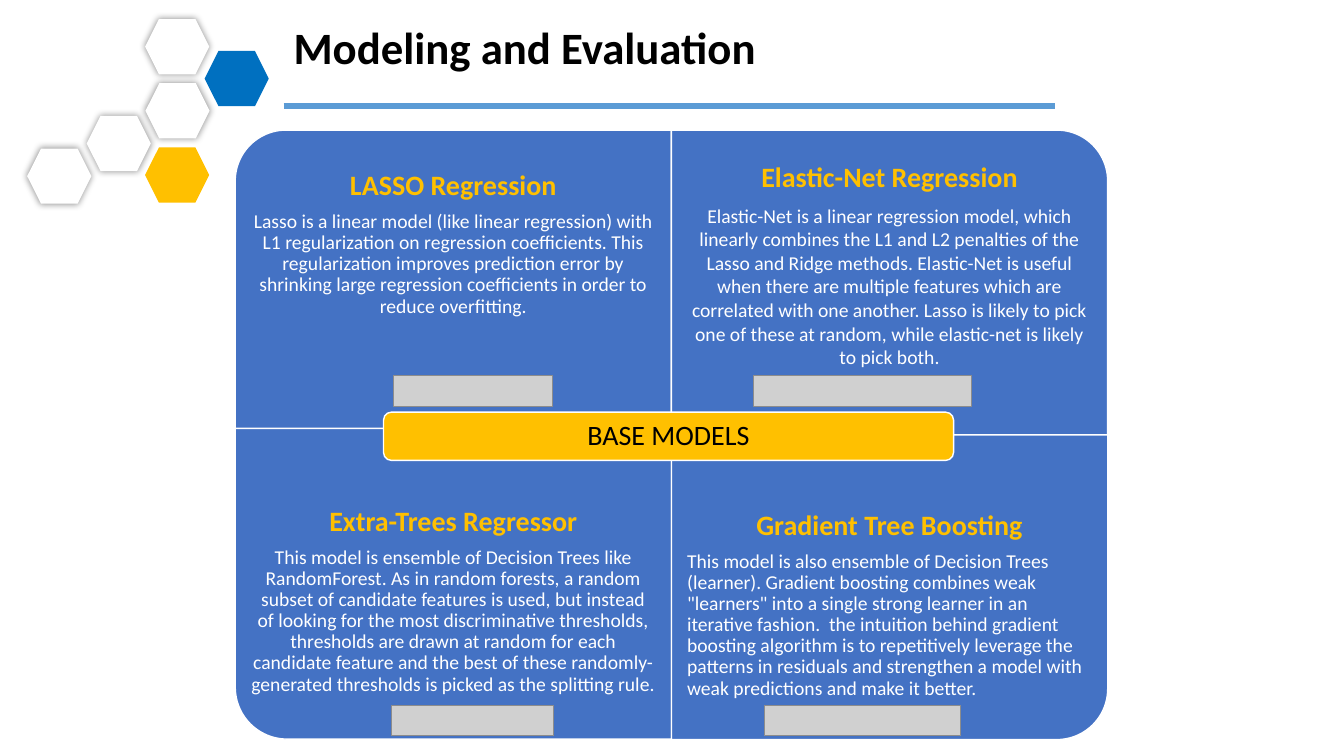
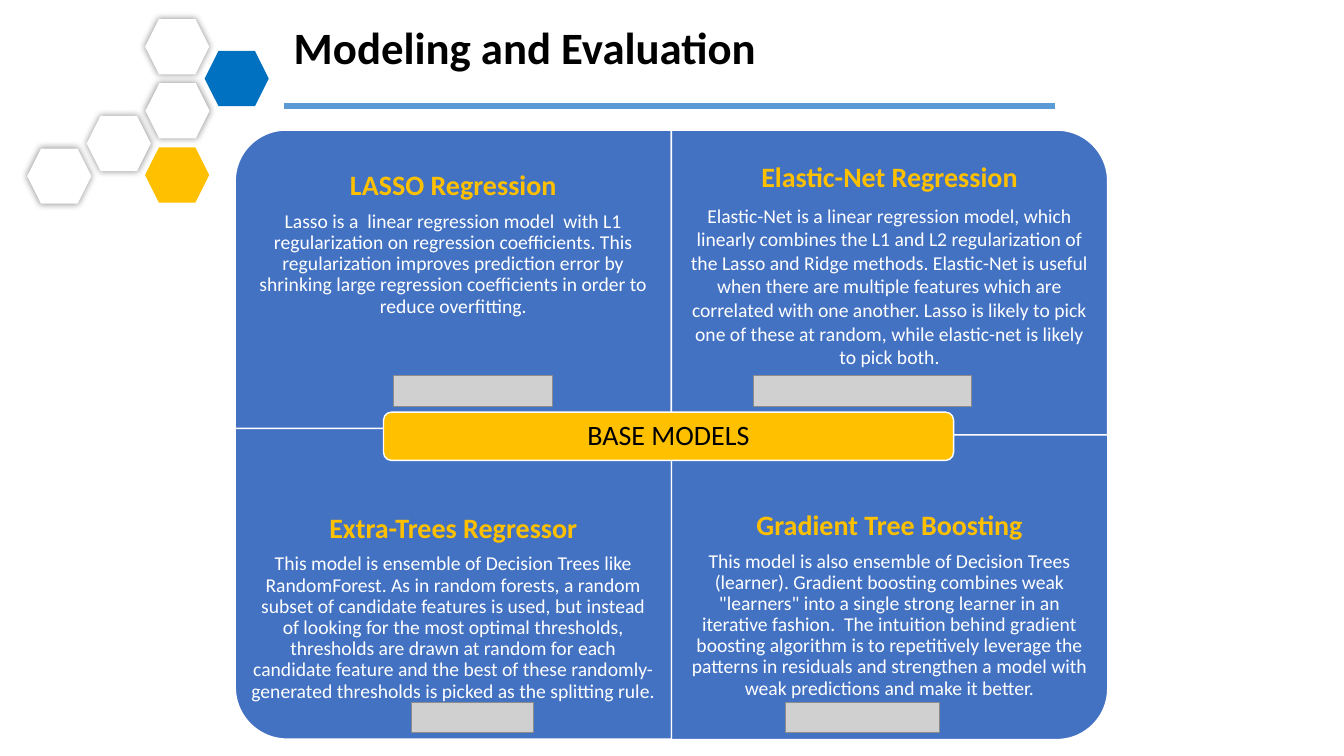
Before and after one commit to razmikmelikbekyan/market_share_prediction, a slide deck: slide 11 of PMI.pptx. Drawn at 1344x756 pixels with LibreOffice and Linux fonts; fonts in the diff are those of the drawing; grey boxes stand for pictures. Boxes give left, top, right and bottom in pixels: in the first picture for what was removed or moved away, otherwise in the second. Text is boxed around its words. In the diff, an @@ line names an element or a change of style, - is before the commit and + after.

Commit message:
typo correction in presentation

```diff
--- a/PMI.pptx
+++ b/PMI.pptx
@@ text at box(691, 209, 1087, 367): text changed @@
-Elastic-Net is a linear regression model, which linearly combines the L1 and L2 penalties of the Lasso and Ridge methods. Elastic-Net is useful when there are multiple features which are correlated with one another. Lasso is likely to pick one of these at random, while elastic-net is likely to pick both.
+Elastic-Net is a linear regression model, which linearly combines the L1 and L2 regularization of the Lasso and Ridge methods. Elastic-Net is useful when there are multiple features which are correlated with one another. Lasso is likely to pick one of these at random, while elastic-net is likely to pick both.
@@ text at box(259, 214, 647, 317): text changed @@
-Lasso is a linear model (like linear regression) with L1 regularization on regression coefficients. This regularization improves prediction error by shrinking large regression coefficients in order to reduce overfitting.
+Lasso is a linear regression model with L1 regularization on regression coefficients. This regularization improves prediction error by shrinking large regression coefficients in order to reduce overfitting.
@@ fill #4472C4 to #4372C3; proportions changed in 4 elements at box(235, 131, 672, 435), box(671, 130, 1108, 435), box(235, 429, 671, 739), box(671, 435, 1108, 740) @@
@@ text at box(329, 520, 577, 543): less space between paragraphs @@
@@ text at box(251, 556, 654, 703): text changed @@
-This model is ensemble of Decision Trees like RandomForest. As in random forests, a random subset of candidate features is used, but instead of looking for the most discriminative thresholds, thresholds are drawn at random for each candidate feature and the best of these randomly-generated thresholds is picked as the splitting rule.
+This model is ensemble of Decision Trees like RandomForest. As in random forests, a random subset of candidate features is used, but instead of looking for the most optimal thresholds, thresholds are drawn at random for each candidate feature and the best of these randomly-generated thresholds is picked as the splitting rule.
@@ text at box(692, 554, 1086, 698): text changed @@
-This model is also ensemble of Decision Trees (learner). Gradient boosting combines weak "learners" into a single strong learner in an iterative fashion. the intuition behind gradient boosting algorithm is to repetitively leverage the patterns in residuals and strengthen a model with weak predictions and make it better.
+This model is also ensemble of Decision Trees (learner). Gradient boosting combines weak "learners" into a single strong learner in an iterative fashion. The intuition behind gradient boosting algorithm is to repetitively leverage the patterns in residuals and strengthen a model with weak predictions and make it better.
@@ picture: place and size @@
-picture at box(392, 706, 555, 736)
+picture at box(411, 703, 533, 733)
@@ picture: place and size @@
-picture at box(764, 706, 961, 736)
+picture at box(785, 703, 940, 733)
```
Also in this commit, not shown: 18 other slides changed, 4 slides added, 1 other file.
